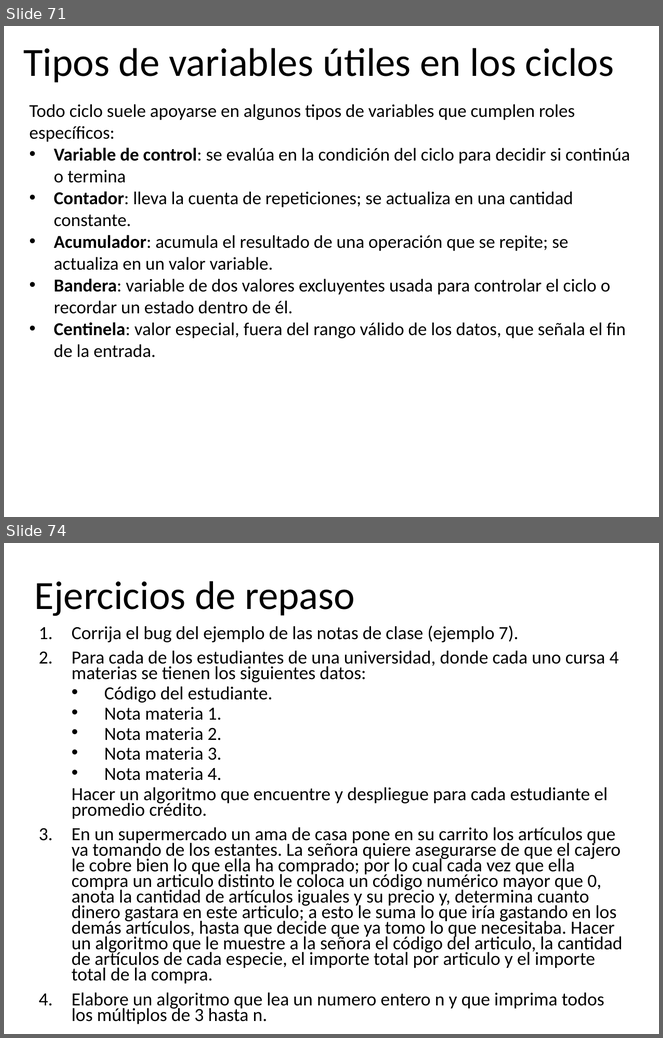
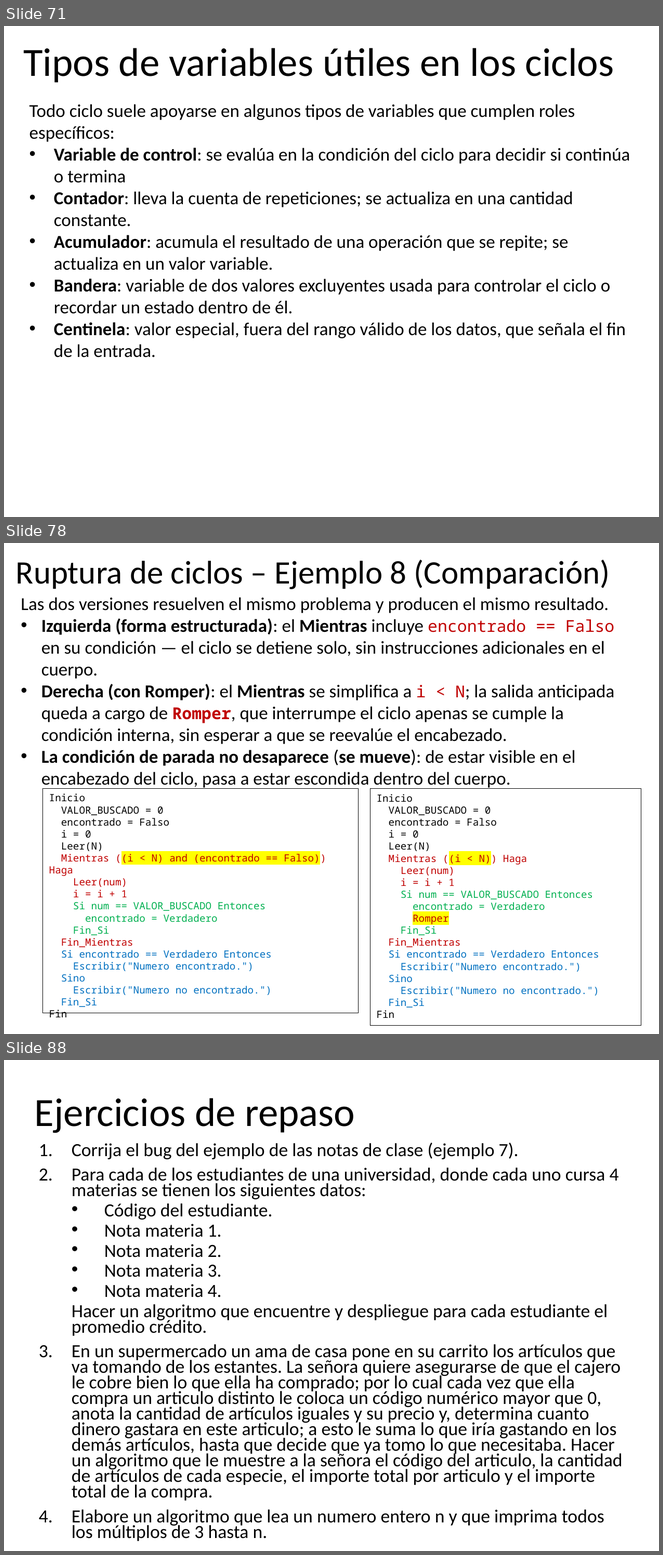
Before and after one commit to algoritmos-UdeA/logica1-20262, a slide deck: clases/7/teoria/clase-07.pptx. Shown one above the other, each under a label of ours: slides 71 and 74 before the commit, slides 71, 78 and 88 after it; the slides between them are not shown. The pictures are 663x1038 and 663x1555 pixels, drawn with LibreOffice and Linux fonts; fonts in the diff are those of the drawing. Boxes give left, top, right and bottom in pixels: in the first picture for what was removed or moved away, otherwise in the second. Text is boxed around its words. In the diff, an @@ line names an element or a change of style, - is before the commit and + after.

```diff
--- a/clases/7/teoria/clase-07.pptx
+++ b/clases/7/teoria/clase-07.pptx
@@ slide 78 added at (x1=4, y1=543, x2=659, y2=1034), background #FFFFFF @@
@@ text added at (x1=16, y1=560, x2=610, y2=589), 36 pt, text #000000 @@
+Ruptura de ciclos – Ejemplo 8 (Comparación)
@@ text added at (x1=21, y1=597, x2=615, y2=789), 20 pt, text #000000 @@
+Las dos versiones resuelven el mismo problema y producen el mismo resultado.
+• Izquierda (forma estructurada): el Mientras incluye encontrado == Falso en su condición — el ciclo se detiene solo, sin instrucciones adicionales en el cuerpo.
+• Derecha (con Romper): el Mientras se simplifica a i < N; la salida anticipada queda a cargo de Romper, que interrumpe el ciclo apenas se cumple la condición interna, sin esperar a que se reevalúe el encabezado.
+• La condición de parada no desaparece (se mueve): de estar visible en el encabezado del ciclo, pasa a estar escondida dentro del cuerpo.
@@ rectangle added at (x1=42, y1=788, x2=359, y2=1014), outline #000000 0.75 pt, 11 pt, text #0070C0 @@
+Inicio
+VALOR_BUSCADO = 0
+encontrado = Falso
+i = 0
+Leer(N)
+Mientras ((i < N) and (encontrado == Falso)) Haga
+Leer(num)
+i = i + 1
+Si num == VALOR_BUSCADO Entonces
+encontrado = Verdadero
+Fin_Si
+Fin_Mientras
+Si encontrado == Verdadero Entonces
+Escribir("Numero encontrado.")
+Sino
+Escribir("Numero no encontrado.")
+Fin_Si
+Fin
@@ rectangle added at (x1=370, y1=788, x2=642, y2=1026), outline #000000 0.75 pt, 11 pt, text #0070C0 @@
+Inicio
+VALOR_BUSCADO = 0
+encontrado = Falso
+i = 0
+Leer(N)
+Mientras ((i < N)) Haga
+Leer(num)
+i = i + 1
+Si num == VALOR_BUSCADO Entonces
+encontrado = Verdadero
+Romper
+Fin_Si
+Fin_Mientras
+Si encontrado == Verdadero Entonces
+Escribir("Numero encontrado.")
+Sino
+Escribir("Numero no encontrado.")
+Fin_Si
+Fin
@@ what was slide 74 is now slide 88 @@
```
Also in this commit, not shown: 21 slides changed, 13 other slides added, 13 other files.
